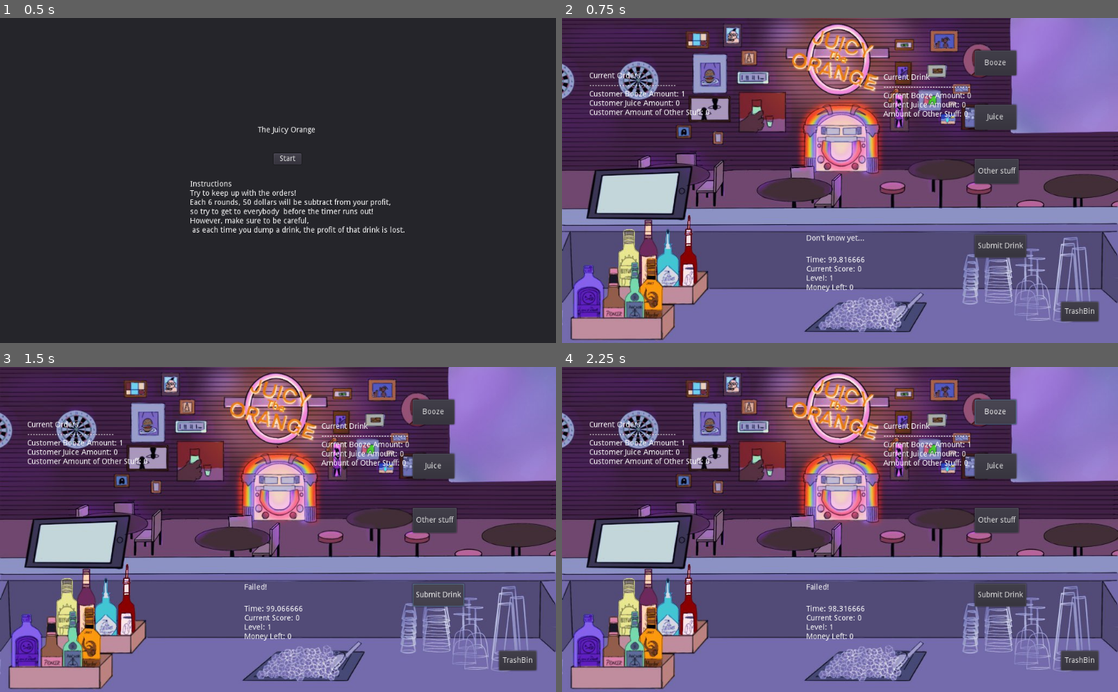
Above: before the commit, frames 1-4 (two rows, left to right).
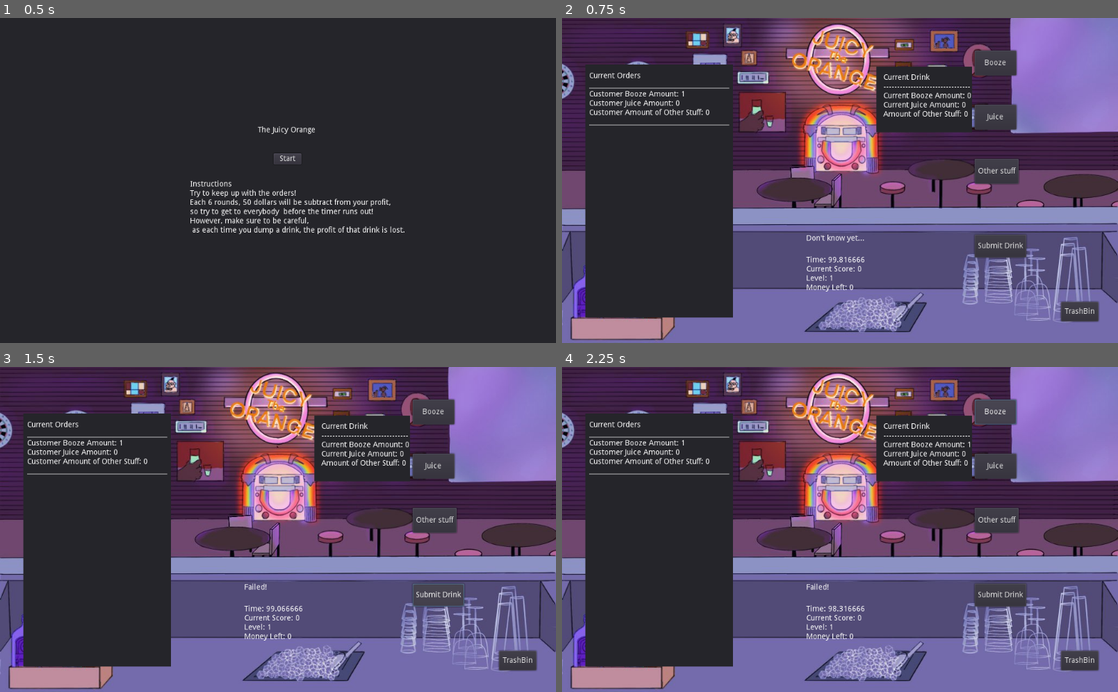
Above: after the commit, the same moments.

Repository: ValorZard/Bar-Game
Game: Godot game, scene res://Menu.tscn
The game is run twice, just before and just after one commit, with the same random seed, the same clock (stepped at 60 frames per second) and the same inputs.
Inputs:
- Up to frame 1 (0.5 s): no input
- Up to frame 2 (0.75 s): click "Start" at 0.5 s
- Up to frame 3 (1.5 s): click "Submit Drink" at 1.25 s
- Up to frame 4 (2.25 s): click "Booze" at 2 s

Frame 1 is identical in both runs. In frame 2, 21% of the frame differs, in the area x 4-74%, y 14-93%; in frame 3, 21%; in frame 4, 21%.

Commit message:
fixed some really bad bugs

Diff:
--- a/BarScript.gd
+++ b/BarScript.gd
@@ -50,6 +50,7 @@
 	$Timer.start()
 
 func randomize_customer_order():
+	customer_orders.clear()
 	var i := 0
 	while (i < level % 4 + 1):
 		var drink = Drink.new()
@@ -116,6 +117,7 @@
 			$SuccessLabel.text = "Failed!"
 
 func _on_Timeout():
+	change_level()
 	randomize_customer_order()
 	$SuccessLabel.text = "Failed!"
 
@@ -129,10 +131,11 @@
 	# Current Order
 	$OrderLabel.text = "Current Orders"
 	for drink in customer_orders:
-		$OrderLabel.text += "\n" + "--------------------------------"
+		$OrderLabel.text += "\n" + "___________________________________________"
 		$OrderLabel.text += "\n" + "Customer Booze Amount: " + str(drink.booze_amt)
 		$OrderLabel.text += "\n" + "Customer Juice Amount: " + str(drink.juice_amt)
 		$OrderLabel.text += "\n" + "Customer Amount of Other Stuff: " + str(drink.other_stuff)
+		$OrderLabel.text += "\n" + "___________________________________________"
 	# Drink
 	$DrinkLabel.text = "Current Drink"
 	$DrinkLabel.text += "\n" + "--------------------------------"
--- a/Test.tscn
+++ b/Test.tscn
@@ -18,6 +18,24 @@
 margin_bottom = 106.0
 rect_pivot_offset = Vector2( 125, 73 )
 text = "Booze"
+__meta__ = {
+"_edit_use_anchors_": false
+}
+
+[node name="Panel" type="Panel" parent="."]
+margin_left = 43.0
+margin_top = 86.0
+margin_right = 315.0
+margin_bottom = 553.0
+__meta__ = {
+"_edit_use_anchors_": false
+}
+
+[node name="Panel2" type="Panel" parent="."]
+margin_left = 579.0
+margin_top = 90.0
+margin_right = 755.0
+margin_bottom = 211.0
 __meta__ = {
 "_edit_use_anchors_": false
 }
